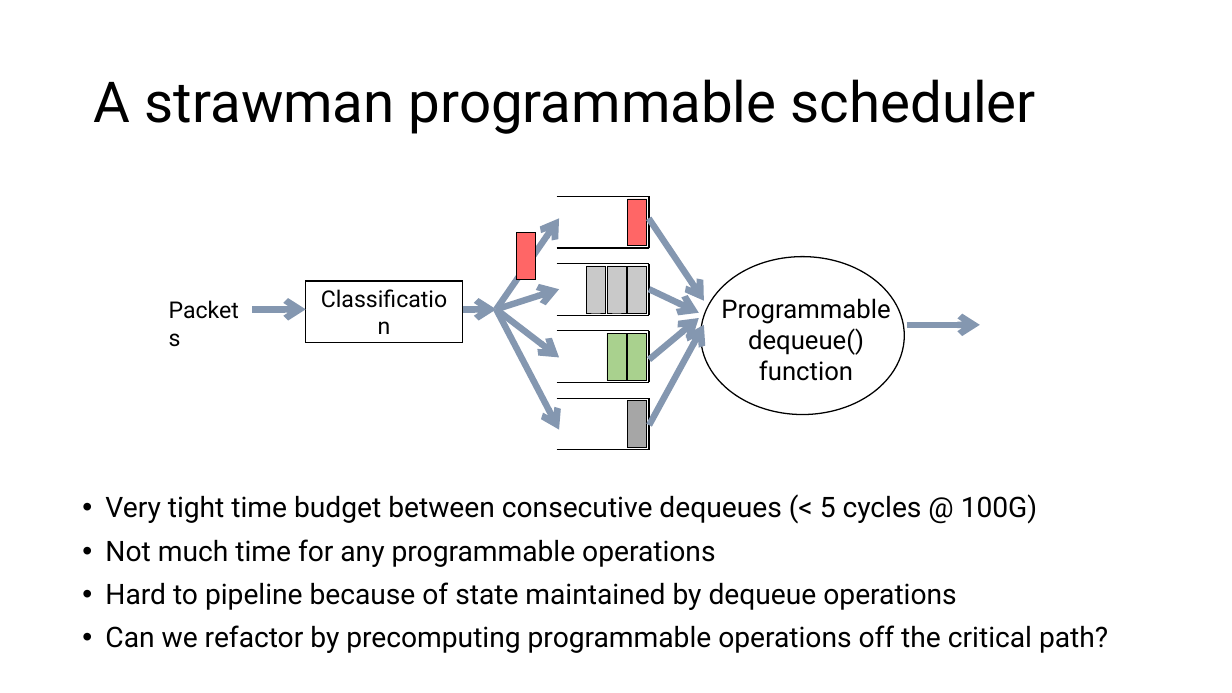
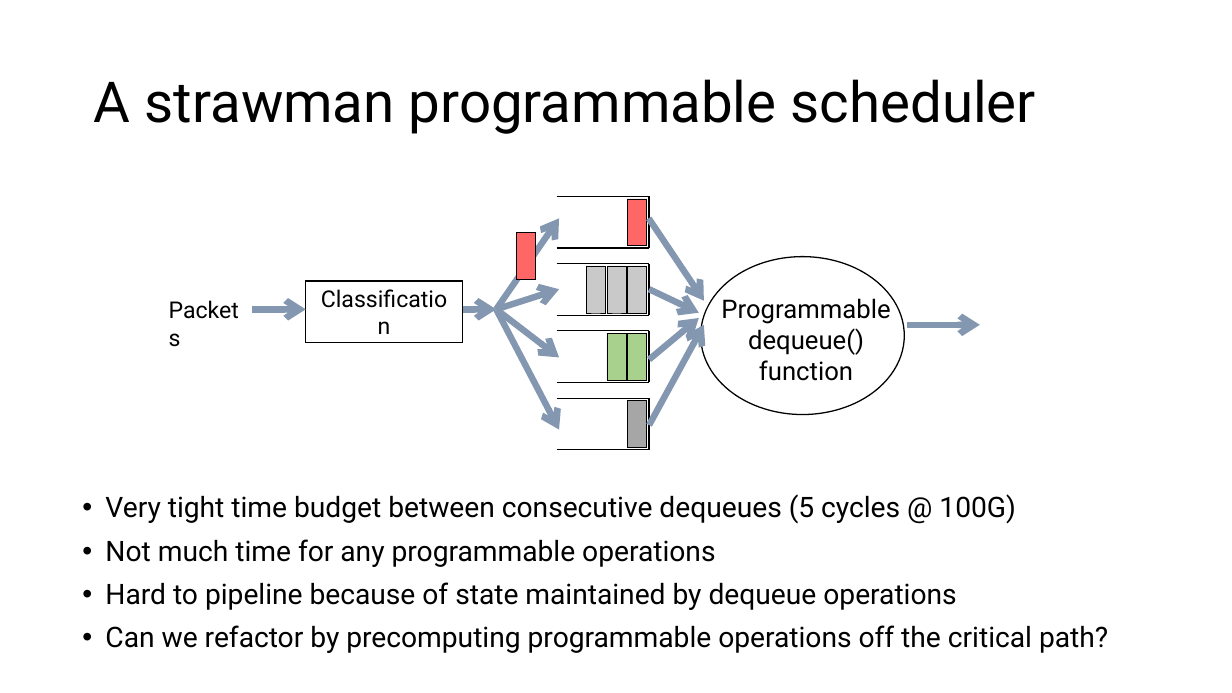
Before and after one commit to anirudhSK/pifo-domino-marple-ppts, a slide deck: slide 14 of combined_domino_pifo.pptx. Drawn at 1232x693 pixels with LibreOffice and Linux fonts; fonts in the diff are those of the drawing. Boxes give left, top, right and bottom in pixels: in the first picture for what was removed or moved away, otherwise in the second. Text is boxed around its words. In the diff, an @@ line names an element or a change of style, - is before the commit and + after.

```diff
--- a/combined_domino_pifo.pptx
+++ b/combined_domino_pifo.pptx
@@ text at (x1=105, y1=494, x2=1016, y2=524): text changed @@
-• Very tight time budget between consecutive dequeues (< 5 cycles @ 100G)
+• Very tight time budget between consecutive dequeues (5 cycles @ 100G)
```
Also in this commit, not shown: 3 other slides changed.
